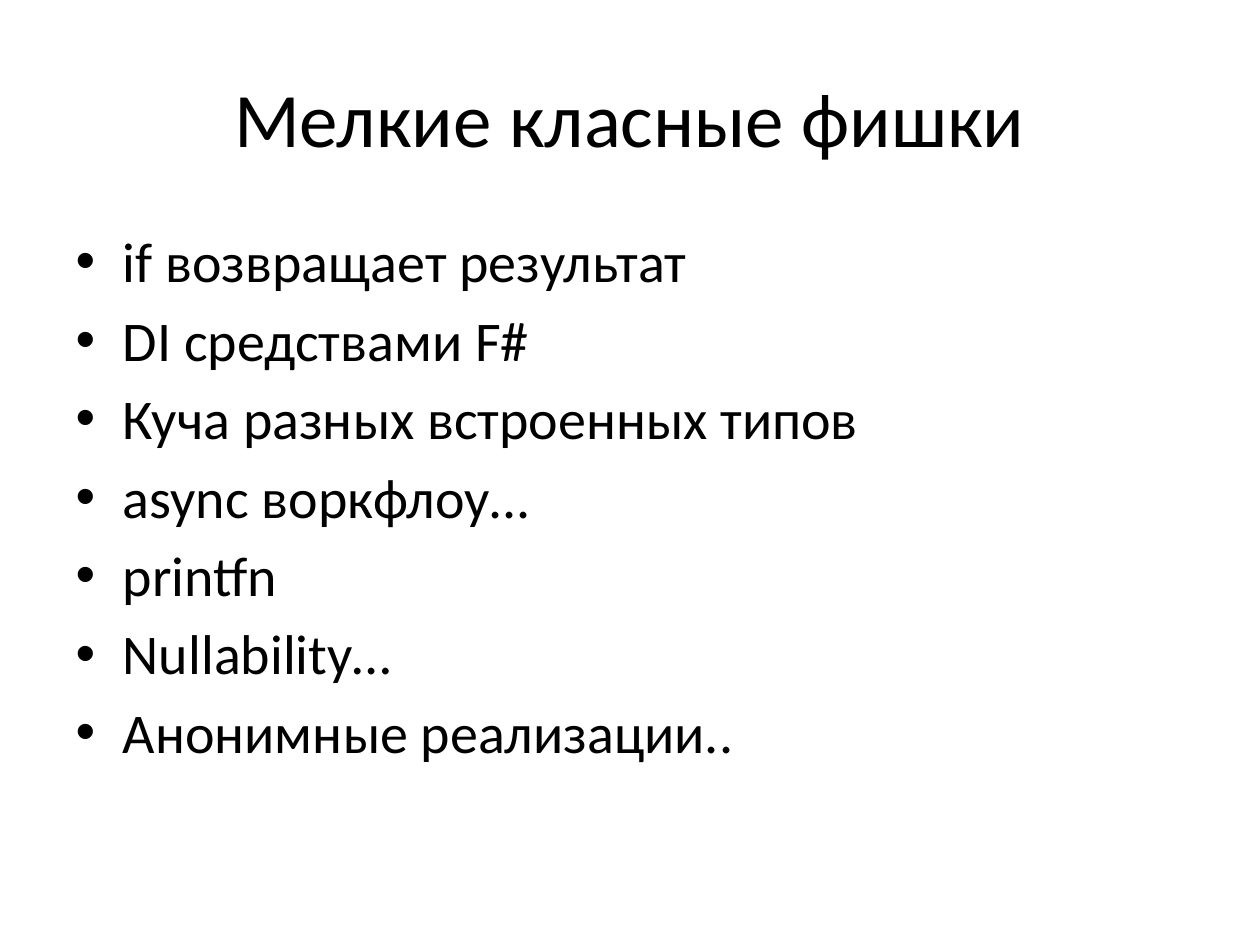
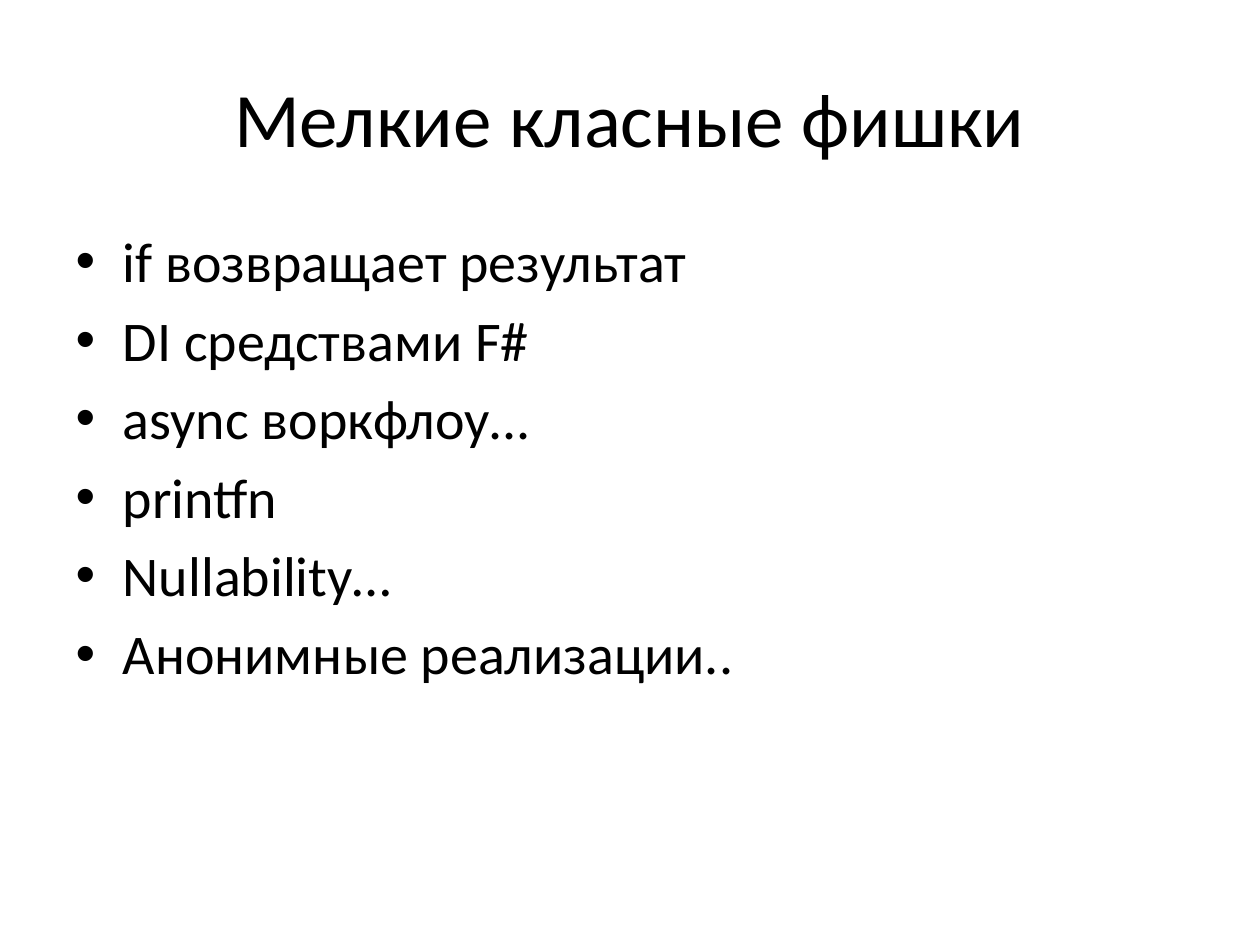
Before and after one commit to chaliy/my_talks, a slide deck: slide 8 of NormalFSharp/NormalFSharp.pptx (slide 6 before the commit). Drawn at 1260x945 pixels with LibreOffice and Linux fonts; fonts in the diff are those of the drawing. Boxes give left, top, right and bottom in pixels: in the first picture for what was removed or moved away, otherwise in the second. Text is boxed around its words. In the diff, an @@ line names an element or a change of style, - is before the commit and + after.

```diff
--- a/NormalFSharp/NormalFSharp.pptx
+++ b/NormalFSharp/NormalFSharp.pptx
@@ text at (x1=123, y1=403, x2=857, y2=448): paragraph removed @@
-• Куча разных встроенных типов
```
Also in this commit, not shown: 2 slides added.
